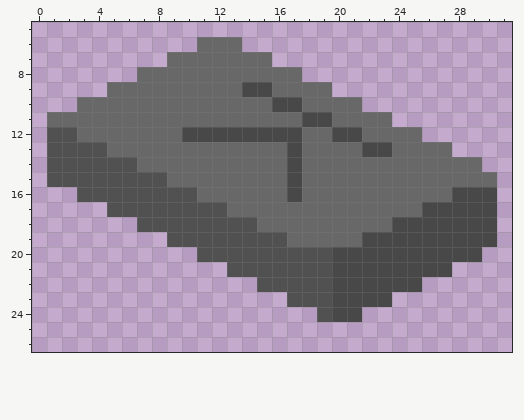
Two versions of one pixel-art sprite, assets/Exclusive_Conjunction_Tile.png. This is how it looked before the edit.
The file is 32x32 pixels. Shown: x 0..31, y 5..26.
After:
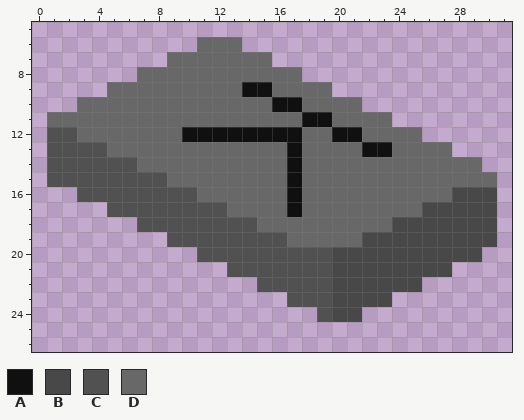
Palette (. is transparent): A #101010  B #484848  C #515151  D #686868
What changed:
The author changed colour B to colour A in row 9 at x 14 to 15; in row 10 at x 16 to 17; in row 11 at x 18 to 19; in row 12 at x 10 to 17 and 20 to 21; in row 13 at x 17 and 22 to 23; in rows 14 to 16 at x 17.
The author changed colour D to colour A in row 17 at x 17.
Where, in picture pixels (left, top, right, bottom), the same in both pictures:
changed: (182, 82, 392, 217)
